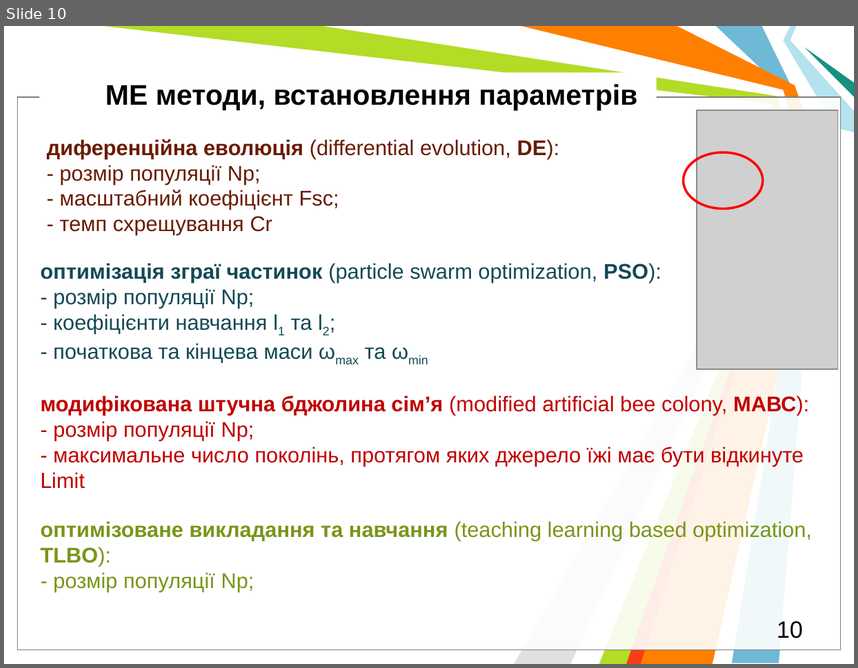
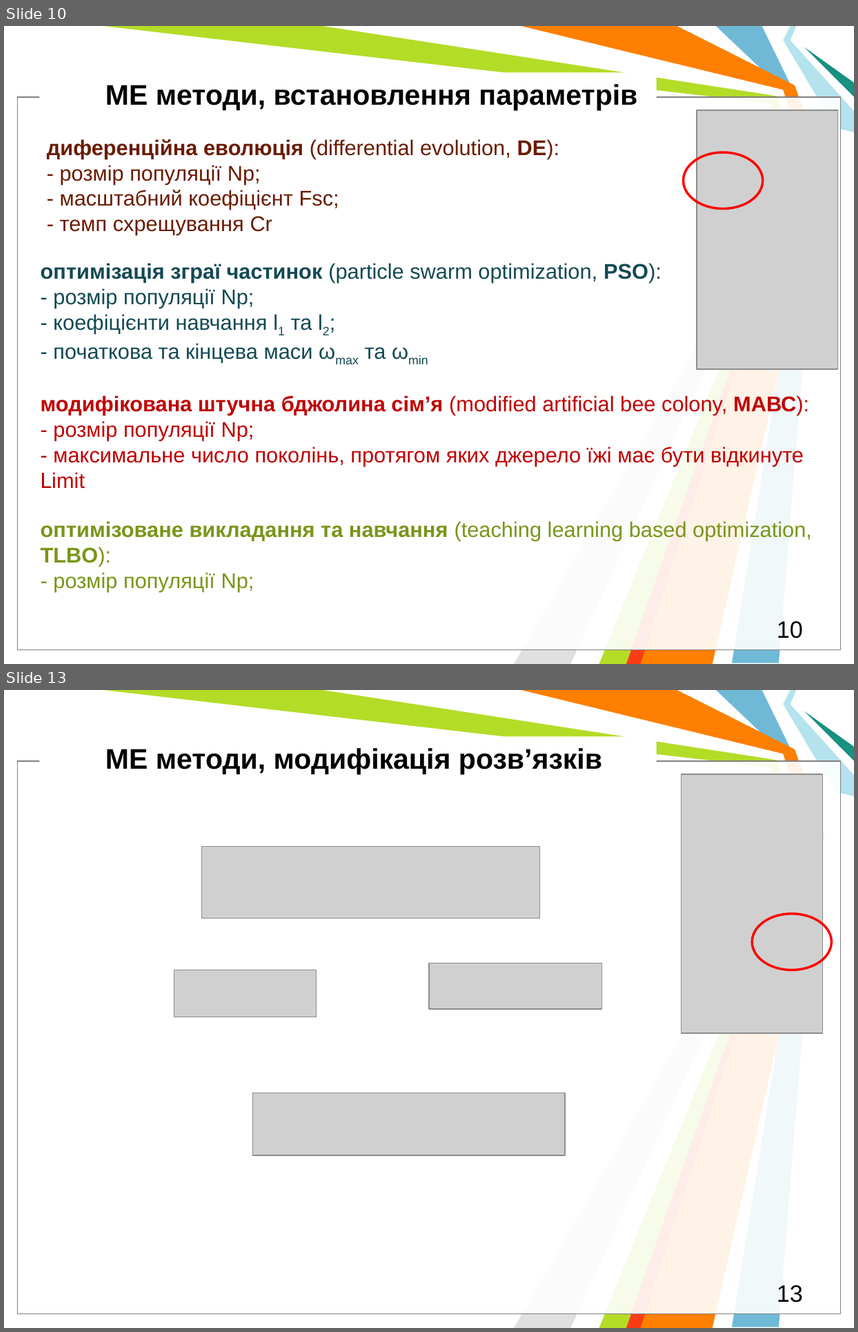
Before and after one commit to l432/NMK, a slide deck: Lecture/DAAD/DAAD_MetaH.pptm. Shown one above the other, each under a label of ours: slide 10 before the commit, slides 10 and 13 after it; the slides between them are not shown. The pictures are 858x668 and 858x1332 pixels, drawn with LibreOffice and Linux fonts; fonts in the diff are those of the drawing; grey boxes stand for pictures; background and template pictures are left out. Boxes give left, top, right and bottom in pixels: in the first picture for what was removed or moved away, otherwise in the second. Text is boxed around its words. In the diff, an @@ line names an element or a change of style, - is before the commit and + after.

```diff
--- a/Lecture/DAAD/DAAD_MetaH.pptm
+++ b/Lecture/DAAD/DAAD_MetaH.pptm
@@ slide 13 added at (4, 690, 854, 1328), background #FFFFFF; not listed: 11 template elements that a slide beside it also shows @@
@@ text added at (105, 748, 602, 774), 24 pt, text #000000, bold @@
+МЕ методи, модифікація розв’язків
@@ picture added at (682, 774, 822, 1034) @@
@@ picture added at (202, 847, 539, 918) @@
@@ ellipse added at (752, 914, 832, 969), outline #FF0000 2 pt @@
@@ picture added at (174, 969, 317, 1016) @@
@@ picture added at (429, 963, 602, 1009) @@
@@ picture added at (253, 1093, 565, 1155) @@
@@ page number added at (777, 1285, 803, 1302), 20 pt, text #000000 @@
+13
```
Also in this commit, not shown: 2 slides changed, 10 other slides added, 6 slides removed.
